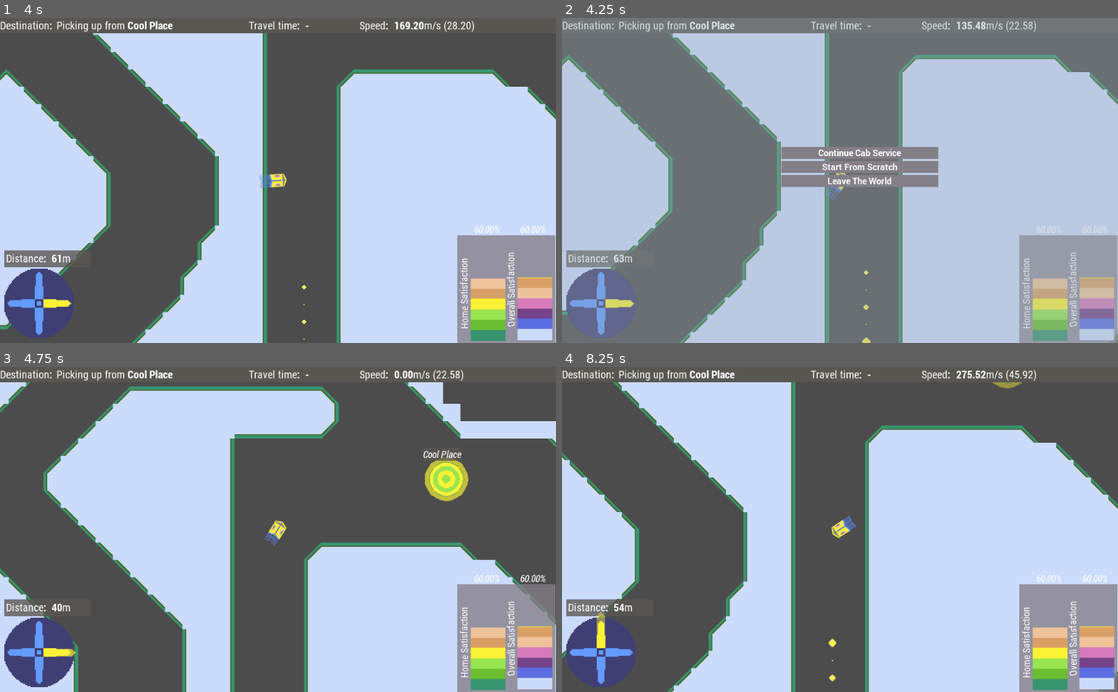
Above: before the commit, frames 1-4 (two rows, left to right).
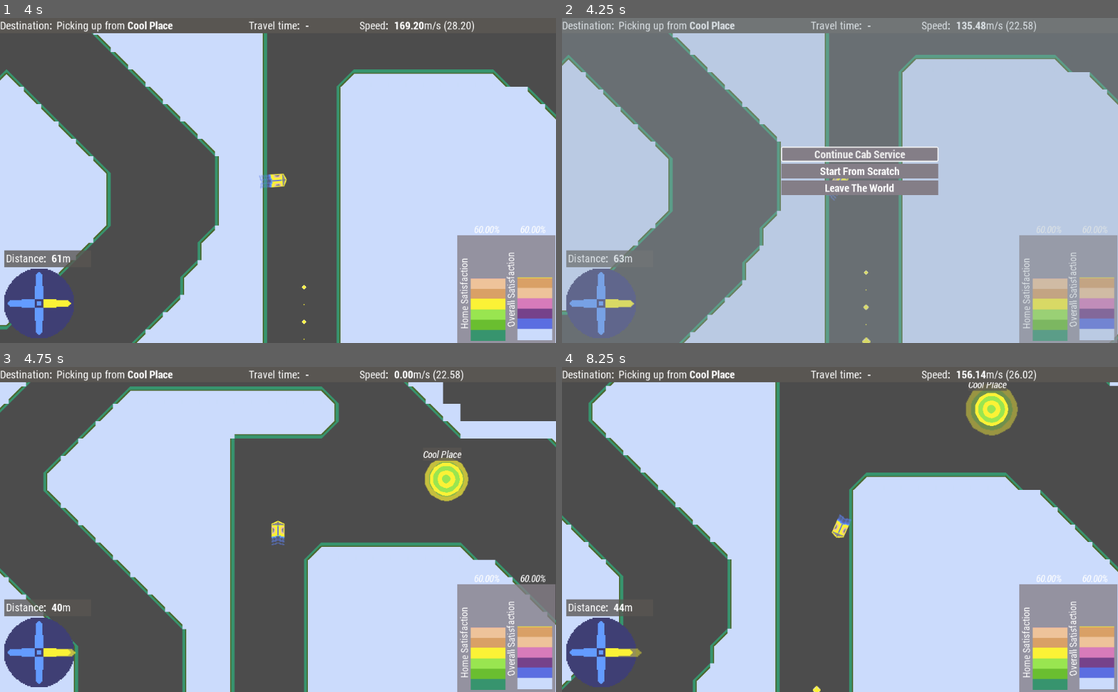
Above: after the commit, the same moments.

Repository: broquaint/comrade-cabbie
Game: Godot game, scene res://Root.tscn
The game is run twice, just before and just after one commit, with the same random seed, the same clock (stepped at 60 frames per second) and the same inputs.
Inputs:
- Up to frame 1 (4 s): tap Enter at 0.5 s; hold Right (move_right) 0.53-1.28 s; hold Left (move_left) 1.28-2.03 s; hold Right (move_right) 2.03-2.78 s; hold Up (move_up) 2.78-3.53 s; hold Left (move_left) from 3.53 s (still down)
- Up to frame 2 (4.25 s): keep holding Left (move_left); tap Escape (pause) at 4.15 s
- Up to frame 3 (4.75 s): release Left (move_left) at 4.25 s; click "Start From Scratch" at 4.25 s
- Up to frame 4 (8.25 s): hold Left (move_left) 5.03-6.53 s; hold Right (move_right) 6.53-7.28 s; hold Up (move_up) 7.28-8.03 s; hold Right (move_right) from 8.03 s (still down)

Frame 1 is identical in both runs. In frame 2, 2.2% of the frame differs, in the area x 39-68%, y 39-55%; in frame 3, 0.2%; in frame 4, 25%, in the area x 0-100%, y 1-100%.

Commit message:
Have pause menu work like a menu
The builtin focus stuff for Godot is pretty neat.

Diff:
--- a/HUD.tscn
+++ b/HUD.tscn
@@ -14,7 +14,7 @@
 [ext_resource path="res://DestFlashControl.gd" type="Script" id=12]
 [ext_resource path="res://FontTheme.tres" type="Theme" id=13]
 [ext_resource path="res://SatisfactionMeter.tscn" type="PackedScene" id=14]
-[ext_resource path="res://assets/Roboto-Bold.ttf" type="DynamicFontData" id=15]
+[ext_resource path="res://assets/robotocondensed-bold.ttf" type="DynamicFontData" id=15]
 [ext_resource path="res://CompassNeedle.gd" type="Script" id=16]
 [ext_resource path="res://assets/compass pickup needle.png" type="Texture" id=17]
 [ext_resource path="res://assets/compass dropoff needle.png" type="Texture" id=18]
@@ -107,6 +107,18 @@
 "values": [ 0.0, 90.0 ]
 }
 
+[sub_resource type="StyleBoxFlat" id=21]
+bg_color = Color( 0.517647, 0.494118, 0.529412, 1 )
+border_width_left = 2
+border_width_top = 2
+border_width_right = 2
+border_width_bottom = 2
+border_color = Color( 1, 1, 1, 1 )
+corner_radius_top_left = 2
+corner_radius_top_right = 2
+corner_radius_bottom_right = 2
+corner_radius_bottom_left = 2
+
 [sub_resource type="StyleBoxFlat" id=16]
 bg_color = Color( 0.517647, 0.494118, 0.529412, 1 )
 border_width_left = 2
@@ -126,6 +138,7 @@
 bg_color = Color( 0.411765, 0.415686, 0.415686, 1 )
 
 [sub_resource type="DynamicFont" id=18]
+size = 20
 font_data = ExtResource( 15 )
 
 [sub_resource type="Theme" id=19]
@@ -137,7 +150,7 @@
 Button/colors/font_color_pressed = Color( 1, 1, 1, 1 )
 Button/constants/hseparation = 2
 Button/styles/disabled = null
-Button/styles/focus = null
+Button/styles/focus = SubResource( 21 )
 Button/styles/hover = SubResource( 16 )
 Button/styles/normal = SubResource( 17 )
 Button/styles/pressed = SubResource( 20 )
@@ -345,16 +358,22 @@
 [node name="Resume" type="Button" parent="PauseMenu"]
 margin_right = 289.0
 margin_bottom = 22.0
+focus_neighbour_top = NodePath("../Leave")
+focus_neighbour_bottom = NodePath("../Restart")
 text = "Continue Cab Service"
 
 [node name="Restart" type="Button" parent="PauseMenu"]
 margin_top = 26.0
 margin_right = 289.0
 margin_bottom = 48.0
+focus_neighbour_top = NodePath("../Resume")
+focus_neighbour_bottom = NodePath("../Leave")
 text = "Start From Scratch"
 
 [node name="Leave" type="Button" parent="PauseMenu"]
 margin_top = 52.0
 margin_right = 289.0
 margin_bottom = 74.0
+focus_neighbour_top = NodePath("../Restart")
+focus_neighbour_bottom = NodePath("../Resume")
 text = "Leave The World"
--- a/PauseMenu.gd
+++ b/PauseMenu.gd
@@ -17,6 +17,7 @@
 	get_tree().paused = true
 	show()
 	get_node('%PauseOverlay').show()
+	$Resume.grab_focus()
 	GameState.current_state = GameState.States.PAUSED
 
 func resume_game():
--- a/Player.gd
+++ b/Player.gd
@@ -46,9 +46,10 @@
 var travel_time : int
 
 func initialize():
+	velocity = Vector2.ZERO
+	rotation_degrees = 0.0
+
 	boost_level = BoostLevel.NONE
-
-	velocity = Vector2.ZERO
 	current_pickup  = null
 	current_dropoff = null
 	current_state = CabState.CRUISING
Not shown: 1 places in HUD.tscn that only renumber resources
